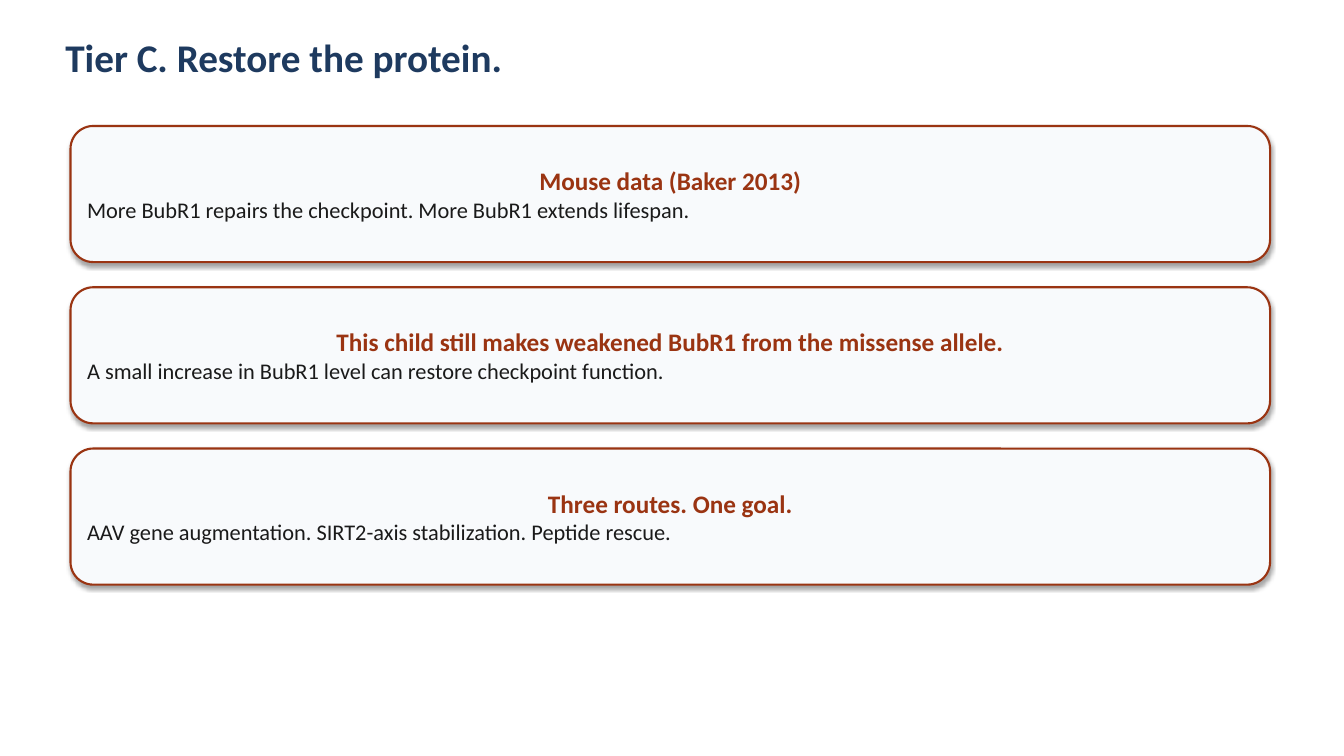
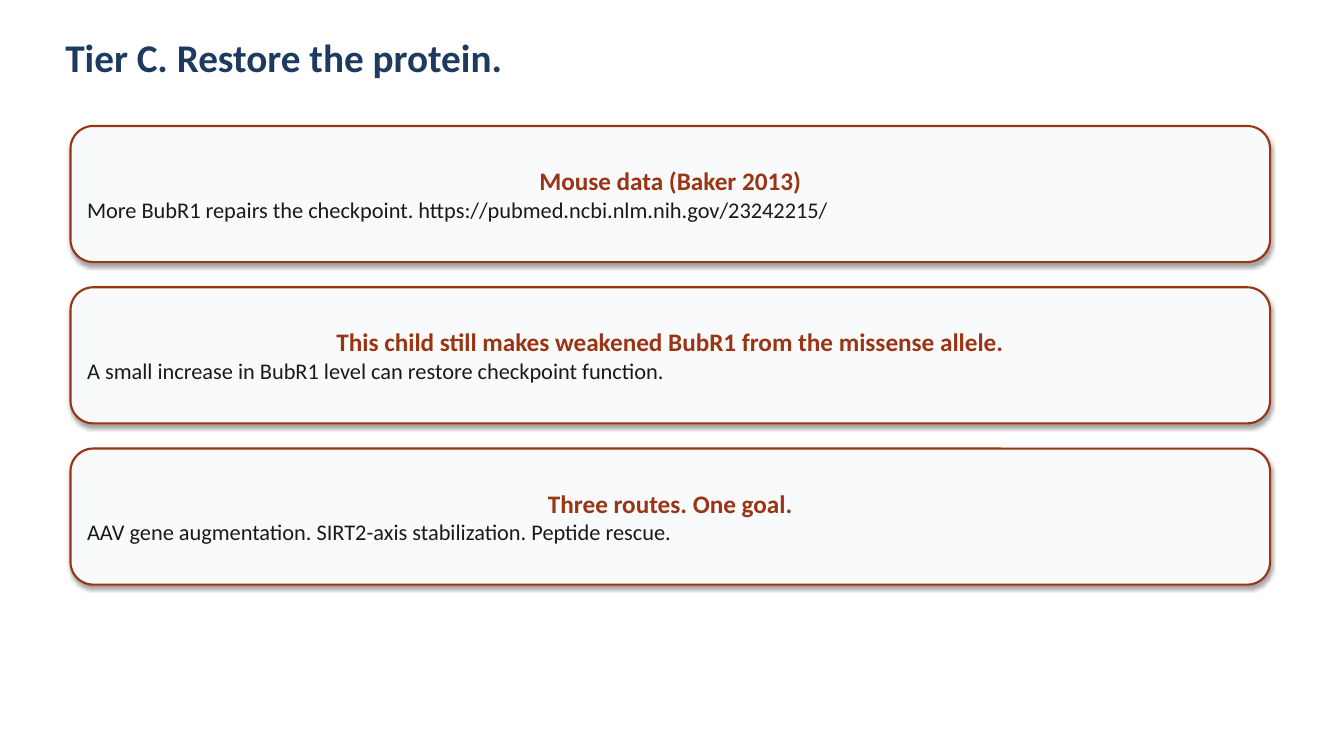
Before and after one commit to bigbag/mva-hackathon-2026, a slide deck: slide 7 of track2/slides/pitch_deck.pptx. Drawn at 1344x756 pixels with LibreOffice and Linux fonts; fonts in the diff are those of the drawing. Boxes give left, top, right and bottom in pixels: in the first picture for what was removed or moved away, otherwise in the second. Text is boxed around its words. In the diff, an @@ line names an element or a change of style, - is before the commit and + after.

```diff
--- a/track2/slides/pitch_deck.pptx
+++ b/track2/slides/pitch_deck.pptx
@@ text in rounded rectangle at <box>87,202,827,222</box>: text changed @@
-More BubR1 repairs the checkpoint. More BubR1 extends lifespan.
+More BubR1 repairs the checkpoint. https://pubmed.ncbi.nlm.nih.gov/23242215/
```
Also in this commit, not shown: 2 other slides changed, 8 other files.
